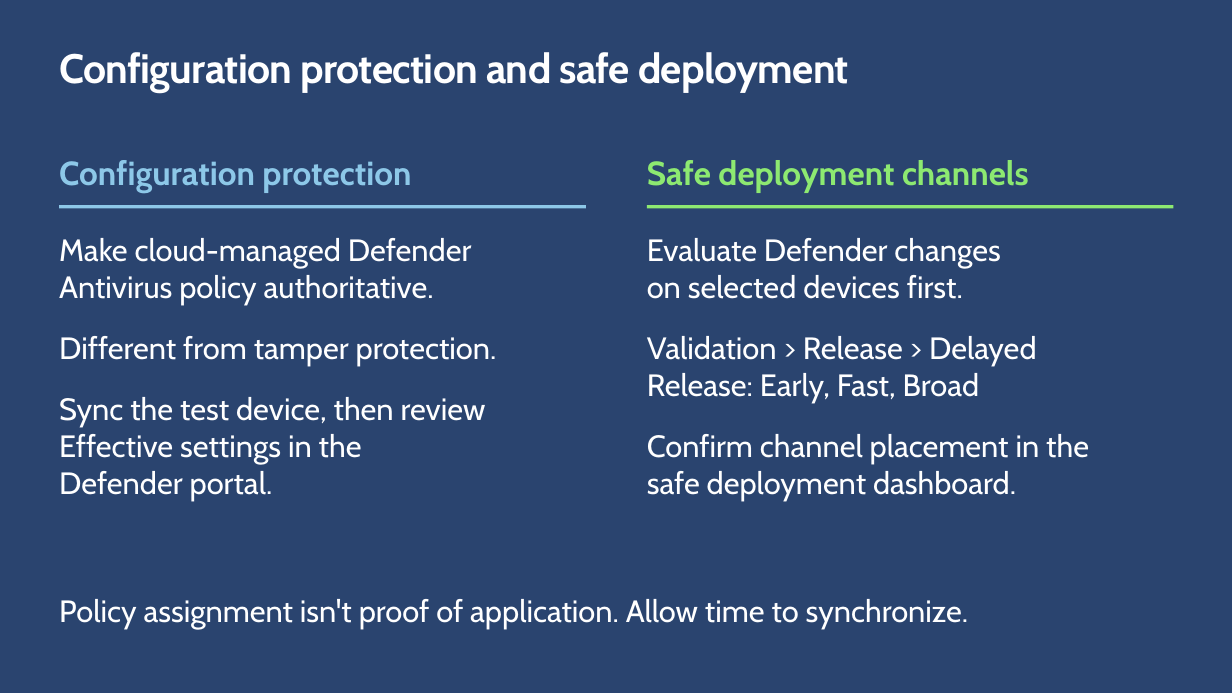
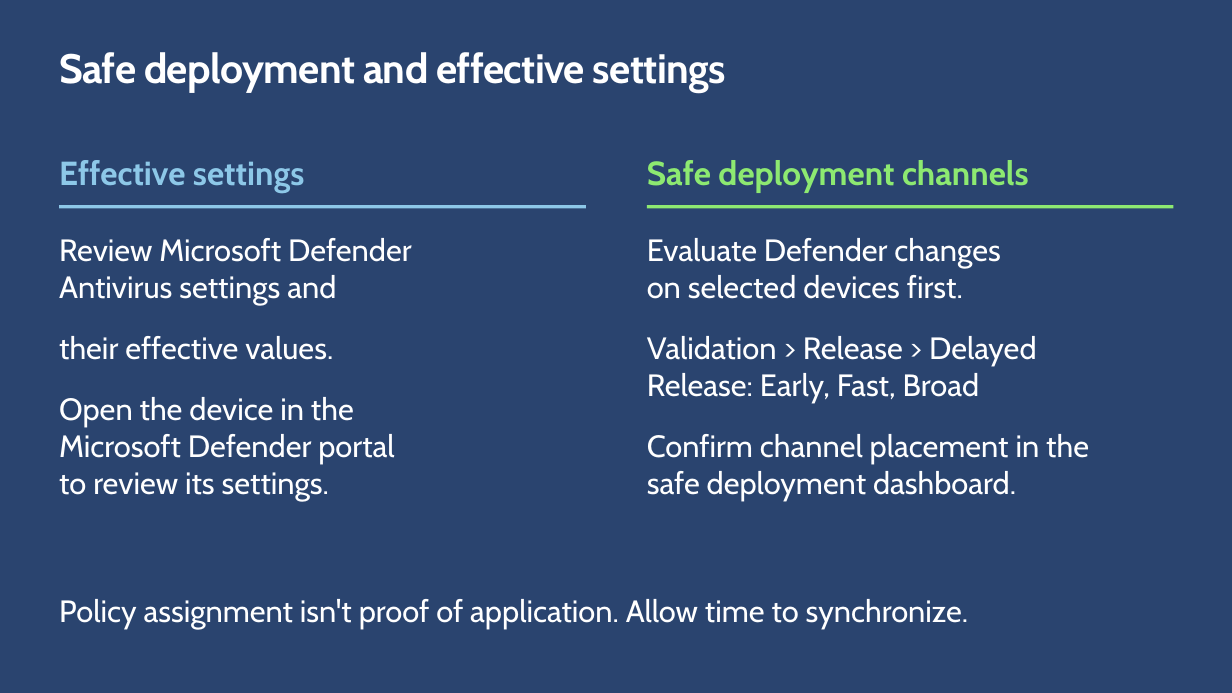
Before and after one commit to microsoft/ignite26-LAB712, a slide deck: slide 4 of docs/slides/LAB712-context-Ignite-2026.pptx. Drawn at 1232x693 pixels with LibreOffice and Linux fonts; fonts in the diff are those of the drawing; background and template pictures are left out. Boxes give left, top, right and bottom in pixels: in the first picture for what was removed or moved away, otherwise in the second. Text is boxed around its words. In the diff, an @@ line names an element or a change of style, - is before the commit and + after.

```diff
--- a/docs/slides/LAB712-context-Ignite-2026.pptx
+++ b/docs/slides/LAB712-context-Ignite-2026.pptx
@@ title at (59, 52, 726, 93): text changed @@
-Configuration protection and safe deployment
+Safe deployment and effective settings
@@ text at (59, 160, 305, 193): text changed @@
-Configuration protection
+Effective settings
@@ text at (59, 238, 412, 501): text changed @@
-Make cloud-managed Defender
-Antivirus policy authoritative.
-Different from tamper protection.
-Sync the test device, then review
-Effective settings in the
-Defender portal.
+Review Microsoft Defender
+Antivirus settings and
+their effective values.
+Open the device in the
+Microsoft Defender portal
+to review its settings.
```
Also in this commit, not shown: 3 other slides changed, 7 other files.
